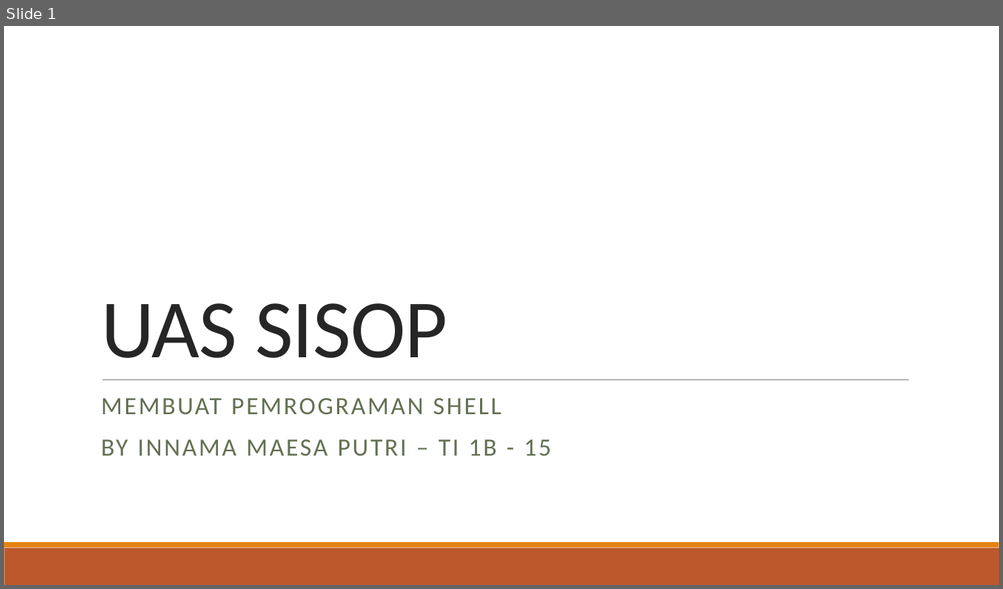
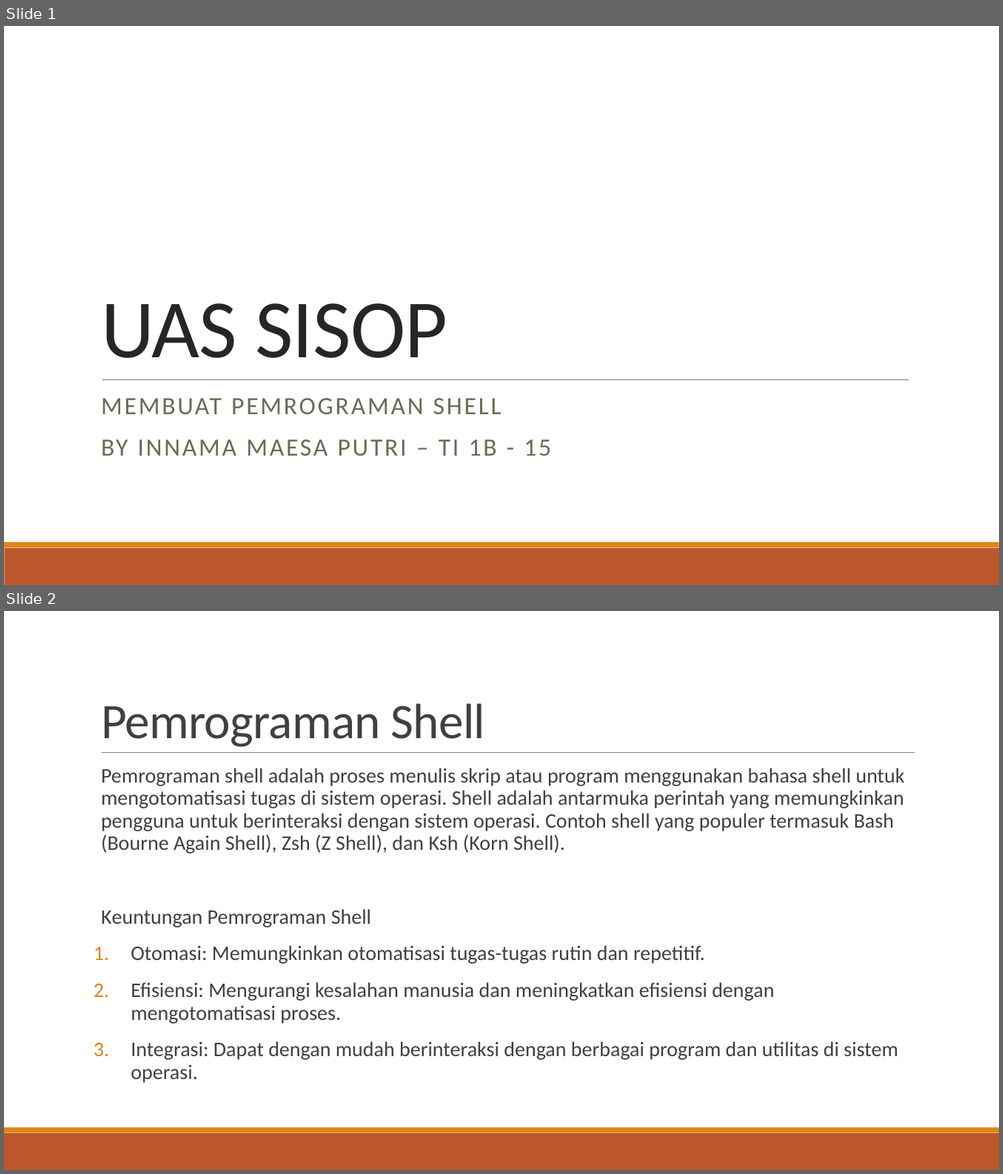
Before and after one commit to sukinnamz/UAS-SISTEMOPERASI, a slide deck: PPT UAS Innama Maesa Putri.pptx. Shown one above the other, each under a label of ours: slide 1 before the commit, slides 1 and 2 after it. The pictures are 1003x589 and 1003x1174 pixels, drawn with LibreOffice and Linux fonts; fonts in the diff are those of the drawing. Boxes give left, top, right and bottom in pixels: in the first picture for what was removed or moved away, otherwise in the second. Text is boxed around its words. In the diff, an @@ line names an element or a change of style, - is before the commit and + after.

```diff
--- a/PPT UAS Innama Maesa Putri.pptx
+++ b/PPT UAS Innama Maesa Putri.pptx
@@ slide 2 added at box(4, 611, 999, 1170), background #FFFFFF; not listed: 2 template elements that a slide beside it also shows @@
@@ title added at box(101, 703, 486, 747), 48 pt, text #404040 @@
+Pemrograman Shell
@@ line added from (102, 753) to (915, 753), #808080 0.5 pt @@
@@ text added at box(101, 768, 905, 1083), 20 pt, text #404040 @@
+  Pemrograman shell adalah proses menulis skrip atau program menggunakan bahasa shell untuk mengotomatisasi tugas di sistem operasi. Shell adalah antarmuka perintah yang memungkinkan pengguna untuk berinteraksi dengan sistem operasi. Contoh shell yang populer termasuk Bash (Bourne Again Shell), Zsh (Z Shell), dan Ksh (Korn Shell).
+  Keuntungan Pemrograman Shell
+1. Otomasi: Memungkinkan otomatisasi tugas-tugas rutin dan repetitif.
+2. Efisiensi: Mengurangi kesalahan manusia dan meningkatkan efisiensi dengan mengotomatisasi proses.
+3. Integrasi: Dapat dengan mudah berinteraksi dengan berbagai program dan utilitas di sistem operasi.
```
Also in this commit, not shown: 1 slide changed, 9 other slides added.
